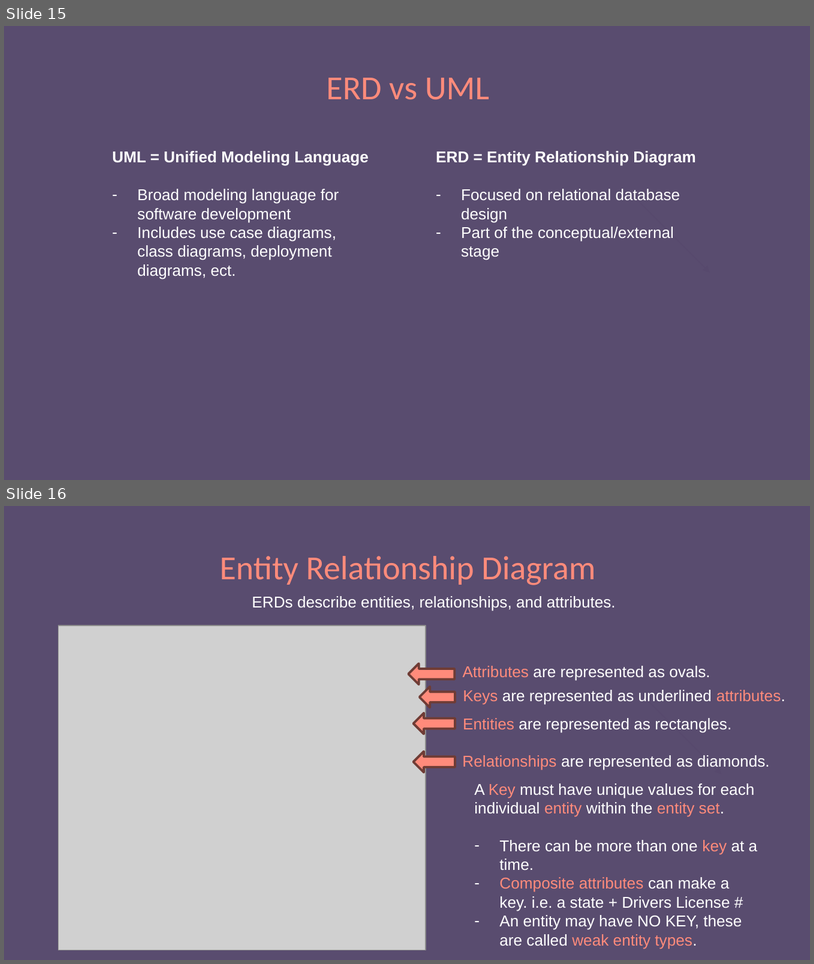
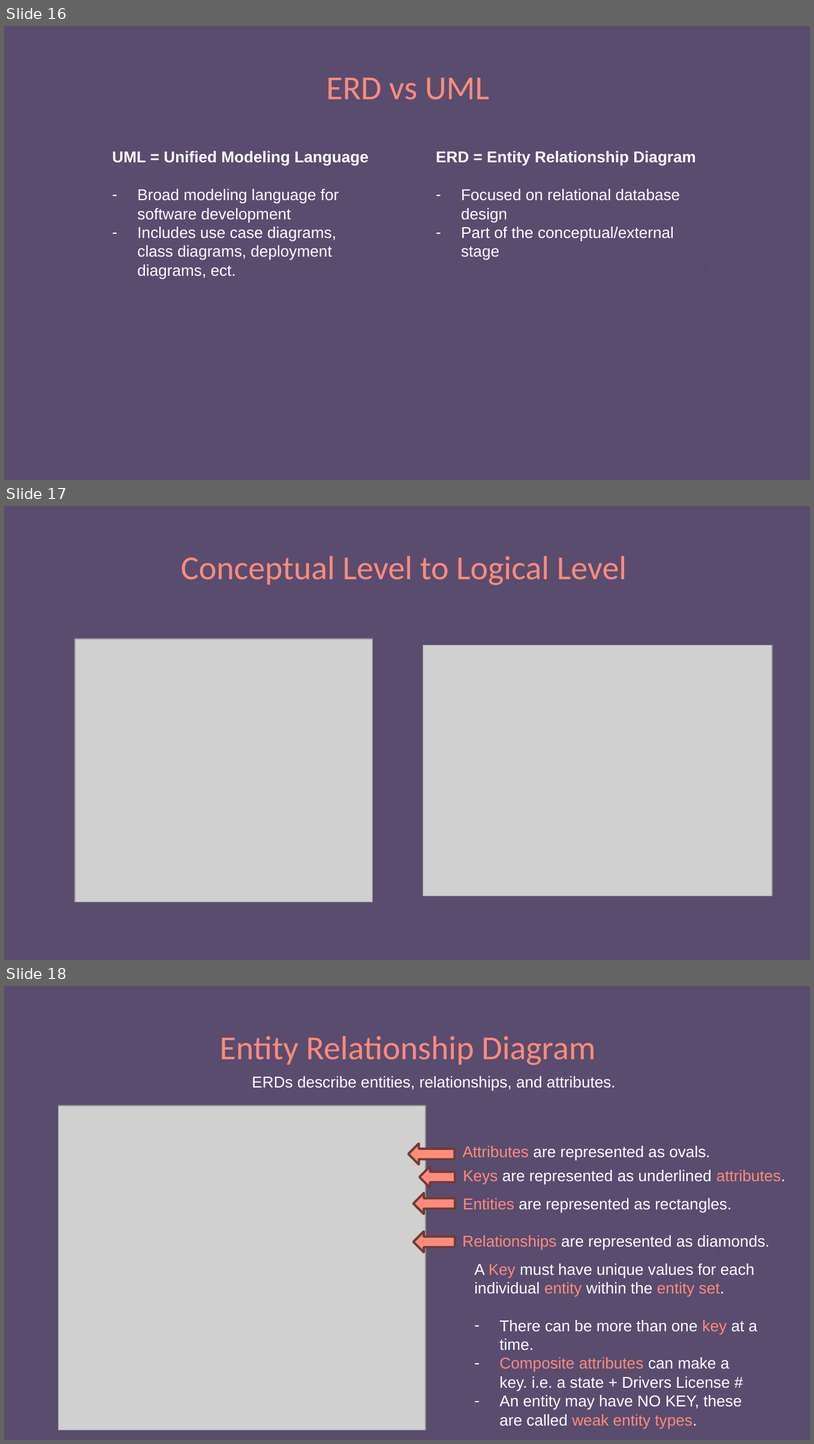
Before and after one commit to 250407-NET-FS/other-trainer-code, a slide deck: Resources-Notes-Ppts/SQL/SQL.pptx. Shown one above the other, each under a label of ours: slides 15 and 16 before the commit, slides 16, 17 and 18 after it. The pictures are 814x964 and 814x1444 pixels, drawn with LibreOffice and Linux fonts; fonts in the diff are those of the drawing; grey boxes stand for pictures. Boxes give left, top, right and bottom in pixels: in the first picture for what was removed or moved away, otherwise in the second. Text is boxed around its words. In the diff, an @@ line names an element or a change of style, - is before the commit and + after.

```diff
--- a/Resources-Notes-Ppts/SQL/SQL.pptx
+++ b/Resources-Notes-Ppts/SQL/SQL.pptx
@@ slide 17 added at bbox=[4, 506, 810, 960], background #594C6F @@
@@ title added at bbox=[181, 556, 627, 585], 30 pt, text #FF8B7B @@
+Conceptual Level to Logical Level
@@ picture added at bbox=[75, 639, 374, 902] @@
@@ picture added at bbox=[423, 645, 773, 895] @@
@@ what was slide 15 is now slide 16 @@
@@ what was slide 16 is now slide 18 @@
```
Also in this commit, not shown: 2 slides changed, 5 other slides added.
